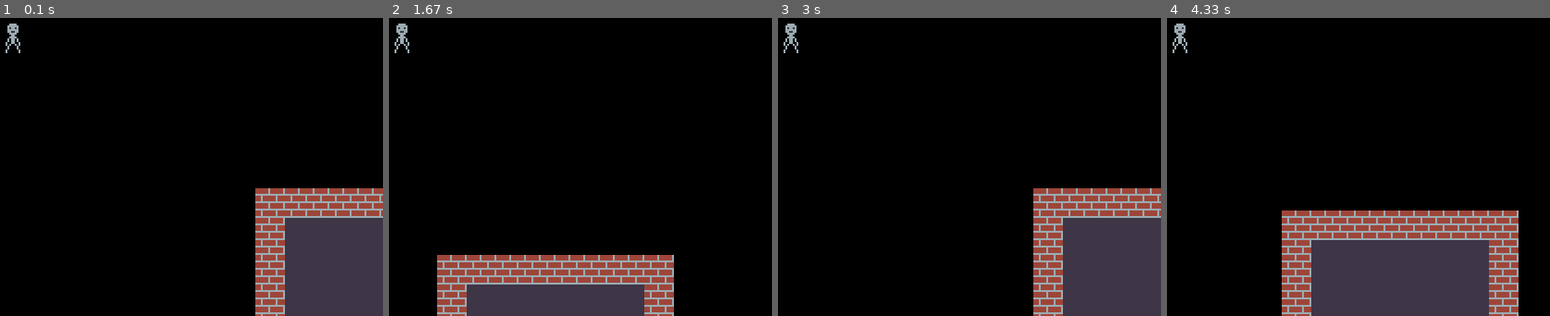
Above: before the commit, frames 1-4 (left to right).
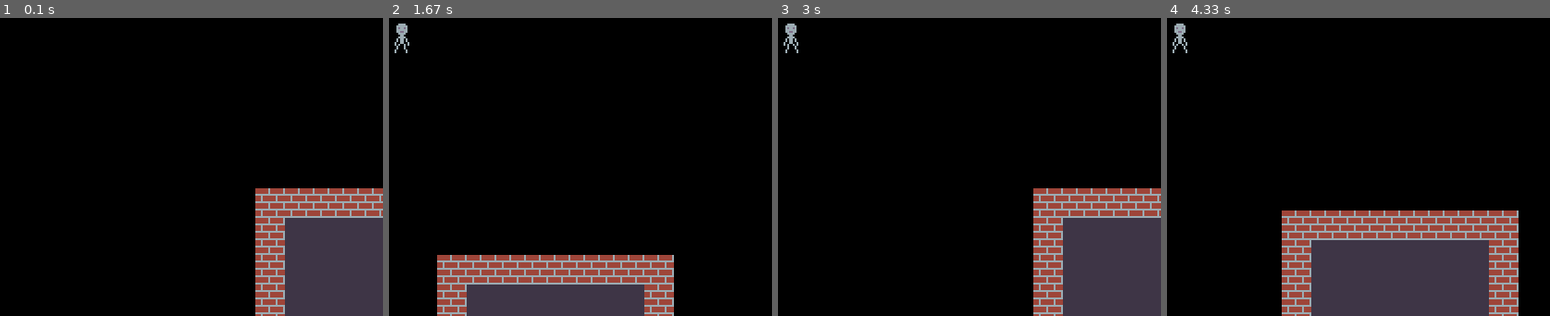
Above: after the commit, the same moments.

Repository: mihailnagr063/pygame-project
Game: pygame game, started from main.py
Two runs of this game, one before a commit and one after it. Both use one fixed random seed, a clock stepped at 60 frames per second and the inputs below.
Inputs:
- Up to frame 1 (0.1 s): no input
- Up to frame 2 (1.67 s): hold D 0.33-0.8 s; hold W 0.83-1.13 s; hold D 1.17-1.63 s
- Up to frame 3 (3 s): hold A 1.67-2.2 s; hold S 2.23-2.53 s; hold A 2.57-2.97 s
- Up to frame 4 (4.33 s): hold W 3-3.37 s; hold D 3.4-4.03 s; hold S from 4.07 s (still down)

The runs differ from the first frame. In frame 1, 0.2% of the frame differs, in the area x 1-6%, y 1-12%; in frame 2, less than 0.1%; in frame 3, less than 0.1%; in frame 4, less than 0.1%.

Commit message:
animations, sprites

Diff:
--- a/engine/__init__.py
+++ b/engine/__init__.py
@@ -1,3 +1,4 @@
 from engine.map import *
 from engine.camera import *
 from engine.player import *
+from engine.sprites import *
--- a/engine/camera.py
+++ b/engine/camera.py
@@ -2,15 +2,17 @@
 
 
 class Camera(pg.sprite.Group):
-    def __init__(self, target):
+    def __init__(self, target, screen_size):
         super().__init__()
         self.offset = pg.Vector2(300, 100)
         self.target = target
+        self.sw, self.sh = screen_size
+        self.hw, self.hh = self.sw // 2, self.sh // 2
         self.background = []
 
     def center_at(self, target):
-        self.offset.x = 400 - target.rect.centerx
-        self.offset.y = 300 - target.rect.centery
+        self.offset.x = self.hw - target.rect.centerx
+        self.offset.y = self.hh - target.rect.centery
 
     def add_background(self, *sprites):
         self.background.extend(sprites)
--- a/engine/player.py
+++ b/engine/player.py
@@ -1,19 +1,31 @@
 import pygame as pg
+from engine import sprites
 
 
-class Player(pg.sprite.Sprite):
+class Player(sprites.AnimatedSprite):
     def __init__(self, pos, speed):
-        super().__init__()
+        super().__init__(32, 'idle')
         self.speed = speed
-        self.image = pg.transform.scale(pg.image.load('images/player.png').convert_alpha(), (32, 32))
+        self.add_animation('data/player', r'player1.png', 'idle')
+        self.add_animation('data/player', r'player.\.png', 'walk')
         self.rect = self.image.get_rect(center=pos)
+
+    def update(self):
+        pass
+
+    def move(self, vector):
+        self.rect.move_ip(vector)
 
     def handle_input(self, keys):
         if keys[pg.K_w]:
-            self.rect.y -= self.speed
+            self.move((0, -self.speed))
         elif keys[pg.K_s]:
-            self.rect.y += self.speed
+            self.move((0, self.speed))
         if keys[pg.K_a]:
-            self.rect.x -= self.speed
+            self.move((-self.speed, 0))
         elif keys[pg.K_d]:
-            self.rect.x += self.speed
+            self.move((self.speed, 0))
+        if keys[pg.K_w] or keys[pg.K_s] or keys[pg.K_a] or keys[pg.K_d]:
+            self.state = 'walk'
+        else:
+            self.state = 'idle'
--- /dev/null
+++ b/engine/sprites.py
@@ -0,0 +1,26 @@
+import os
+import re
+import pygame as pg
+
+
+class AnimatedSprite(pg.sprite.Sprite):
+    def __init__(self, size, state):
+        super().__init__()
+        self.state = state
+        self.size = size
+        self.image = pg.Surface((size, size))
+        self.rect = self.image.get_rect()
+        self.progress = 0
+        self.animations = {}
+
+    def add_animation(self, folder, regex, name):
+        self.animations[name] = []
+        for file in sorted(os.listdir(folder)):
+            if re.match(regex, file):
+                self.animations[name].append(
+                    pg.transform.scale(pg.image.load(os.path.join(folder, file)).convert_alpha(), (self.size, self.size))
+                )
+
+    def tick(self):
+        self.progress = (self.progress + 1) % len(self.animations[self.state])
+        self.image = self.animations[self.state][self.progress]
--- a/main.py
+++ b/main.py
@@ -7,21 +7,29 @@
 win = pg.display.set_mode(size)
 clk = pg.time.Clock()
 font = pg.font.SysFont('Arial', 12)
+
 tileset = engine.TileSet({
-    ' ': 'images/map/empty.png',
-    '#': 'images/map/wall.png',
+    ' ': 'data/map/empty.png',
+    '#': 'data/map/wall.png',
 }, 32)
 tilemap = engine.TileMap('maps/map.txt', tileset)
 player = engine.Player((10, 10), 4)
-camera = engine.Camera(player)
+camera = engine.Camera(player, size)
 camera.add_background(tilemap)
 camera.add(player)
+
+ANIM_TICK = pg.USEREVENT + 1
+pg.time.set_timer(ANIM_TICK, 100)
+
 running = True
 while running:
-    for event in pg.event.get():
-        if event.type == pg.QUIT:
+    for ev in pg.event.get():
+        if ev.type == pg.QUIT:
             running = False
+        elif ev.type == ANIM_TICK:
+            player.tick()
     player.handle_input(pg.key.get_pressed())
+    player.update()
     win.fill('black')
     camera.draw_ysort(win)
     pg.display.update()
Renamed: images/map/empty.png -> data/map/empty.png
Renamed: images/map/wall.png -> data/map/wall.png
Binary file added: data/player/player1.png
Binary file added: data/player/player2.png
Binary file added: data/player/player3.png
Binary file removed: images/player.png
